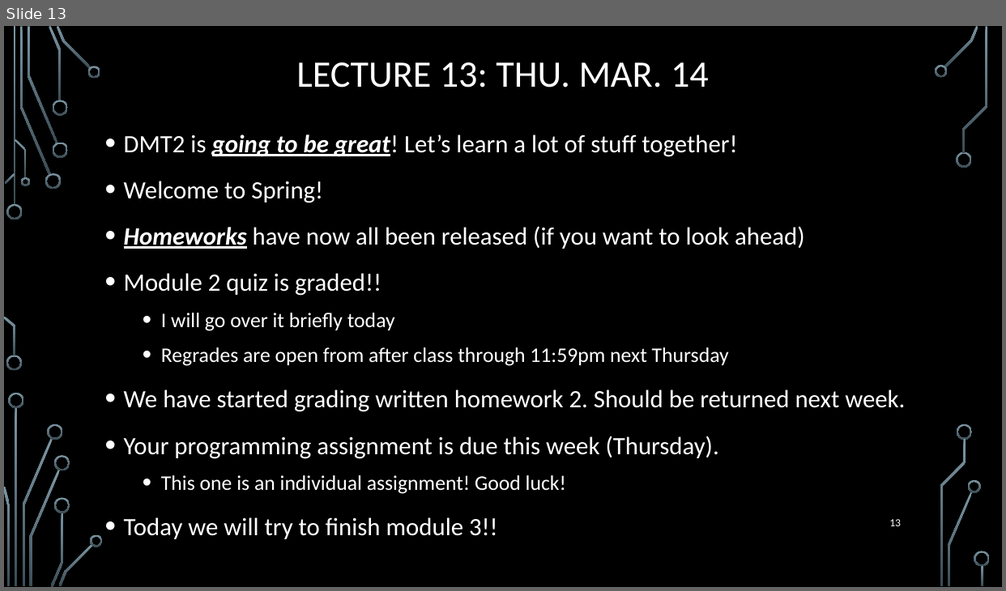
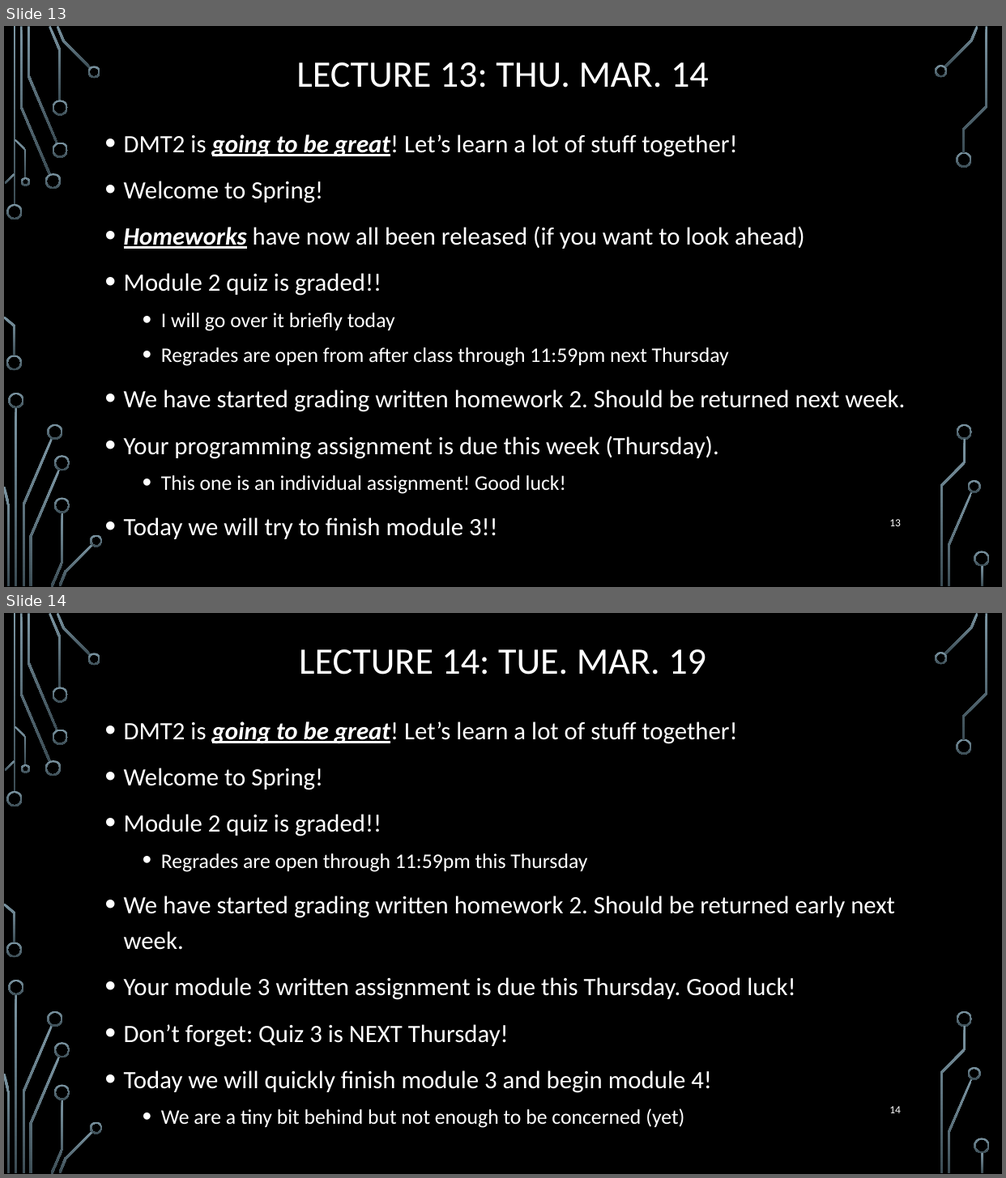
Before and after one commit to markfloryan/dmt2, a slide deck: slides/00-DailyAnnouncements.pptx. Shown one above the other, each under a label of ours: slide 13 before the commit, slides 13 and 14 after it. The pictures are 1006x591 and 1006x1178 pixels, drawn with LibreOffice and Linux fonts; fonts in the diff are those of the drawing; background and template pictures are left out. Boxes give left, top, right and bottom in pixels: in the first picture for what was removed or moved away, otherwise in the second. Text is boxed around its words. In the diff, an @@ line names an element or a change of style, - is before the commit and + after.

```diff
--- a/slides/00-DailyAnnouncements.pptx
+++ b/slides/00-DailyAnnouncements.pptx
@@ slide 14 added at <box>4,613,1002,1174</box>, background picture (left out); not listed: 36 template elements that a slide beside it also shows @@
@@ title added at <box>299,649,706,675</box>, 36 pt, text #FFFFFF @@
+LECTURE 14: TUE. MAR. 19
@@ text added at <box>124,722,895,1128</box>, 24 pt, text #FFFFFF @@
+• DMT2 is going to be great! Let’s learn a lot of stuff together!
+• Welcome to Spring!
+• Module 2 quiz is graded!!
+  • Regrades are open through 11:59pm this Thursday
+• We have started grading written homework 2. Should be returned early next week.
+• Your module 3 written assignment is due this Thursday. Good luck!
+• Don’t forget: Quiz 3 is NEXT Thursday!
+• Today we will quickly finish module 3 and begin module 4!
+  • We are a tiny bit behind but not enough to be concerned (yet)
@@ page number added at <box>889,1106,901,1114</box>, 10.5 pt, text #FFFFFF @@
+14
```
Also in this commit, not shown: 2 other files.
